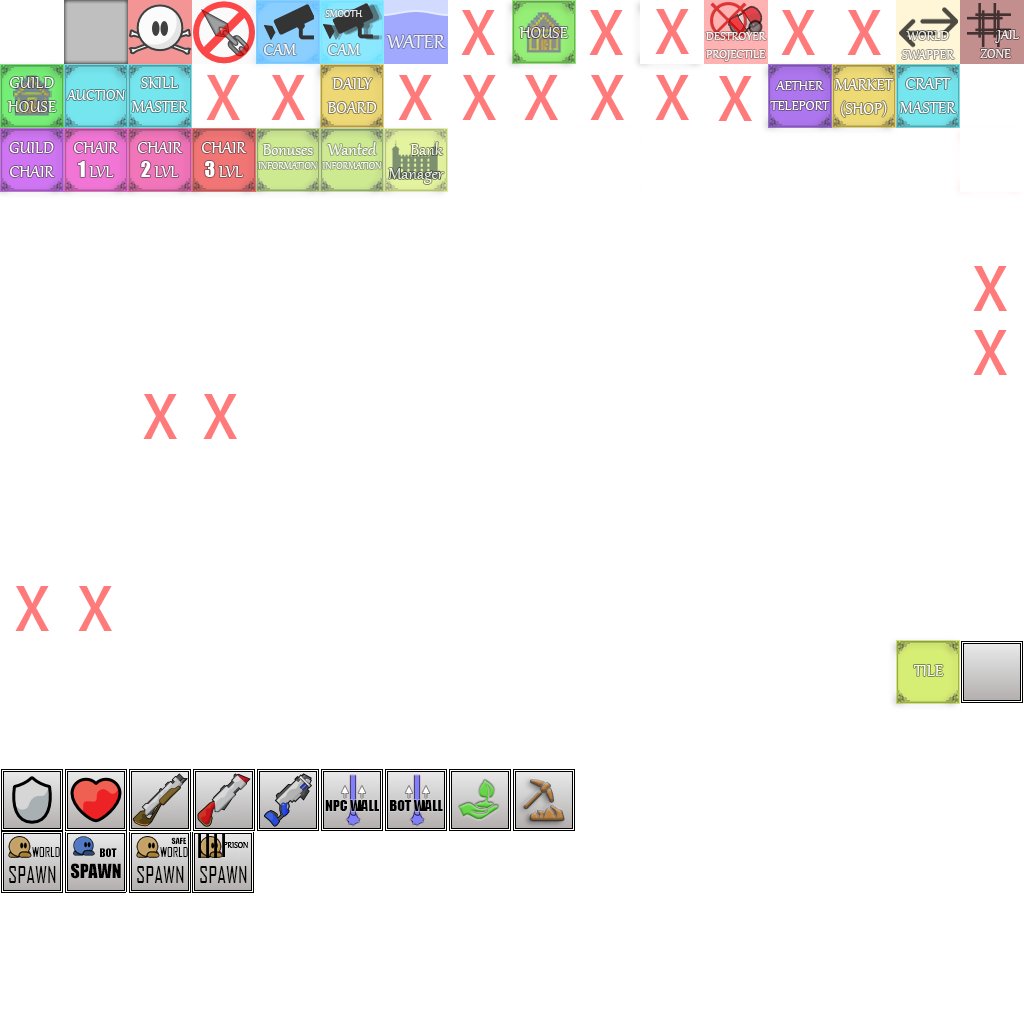
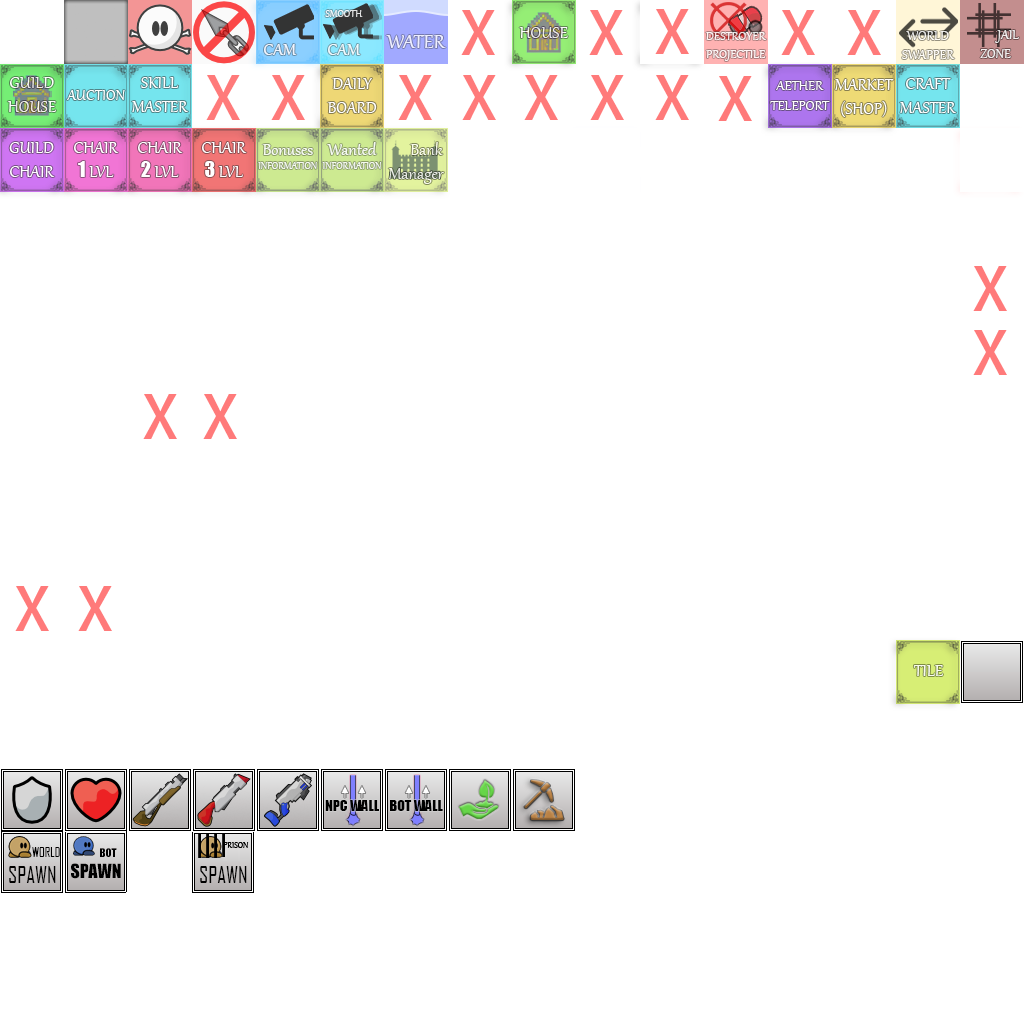
Layered file, before and after one edit (1024x1024). Changes by layer:
painted on "Entities" over bbox(129, 832, 191, 893)
